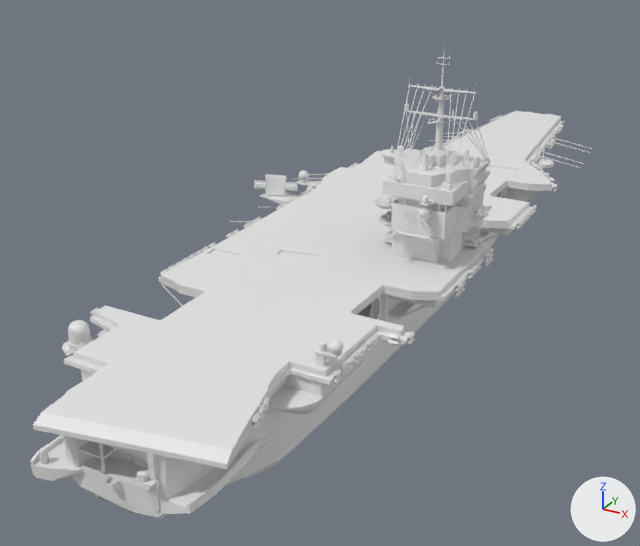
Renders of the glTF model data/assets/models/vehicles/cvn/cvn_65_hull.glb from each side of a commit.
Both versions are drawn from a 50 mm lens placed at (116.0, -274.0, 127.0), pointed at (-24.0, -19.0, 0.0). Arrows for +X, +Y and +Z are at lower right; the lights stay in place. Vertices at the same position are counted once.

Names of what the first picture shows: 'hull'.
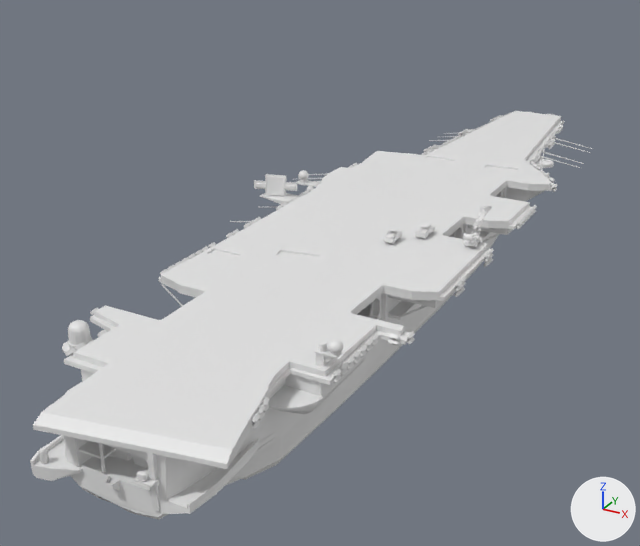
Patch to the scene script:
```diff
--- a/data/assets/models/vehicles/cvn/cvn_65_hull.glb.py
+++ b/data/assets/models/vehicles/cvn/cvn_65_hull.glb.py
@@ me_mesh_011 @@
 # used by ob_hull; location = (0.0, 0.0, 0.0)
-me_mesh_011.from_pydata(...)  # 16737 vertices, 29811 faces; spans x -64.0..40.0, y -161.0..174.0, z -12.0..86.0
+me_mesh_011.from_pydata(...)  # 12824 vertices, 23446 faces; spans x -64.0..40.0, y -161.0..174.0, z -12.0..36.0
+# me_mesh_011 part 1: 148 loose pieces with 3877 vertices, spanning x 2.0..39.0, y -50.0..-14.0, z 18.0..86.0, are deleted
+# me_mesh_011 part 2
+# 36 vertices are removed from x 37.0..39.0, y -39.0..-29.0, z 18.0..20.0
+# 78 faces are deleted
+# 14 new faces join them
```

Location of each change, [x1, y1, x2, y2] in pixels of the pictures (640 x 546 px):
'hull', reshaped (12% shorter)
    before: [30, 53, 592, 519]
    after: [30, 111, 592, 519]
part 1 of me_mesh_011, deleted
    before: [372, 53, 491, 275]
part 2 of me_mesh_011, cut back
    before: [464, 258, 482, 279]
    after: [464, 258, 482, 278]
